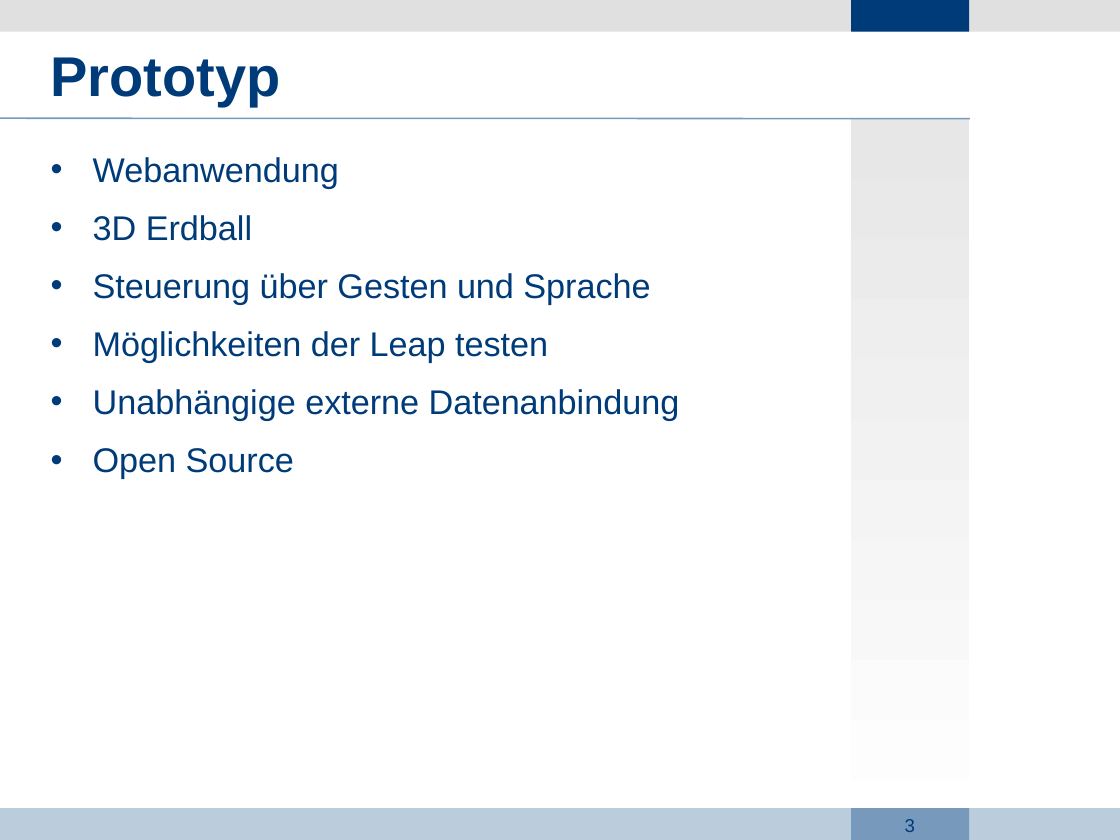
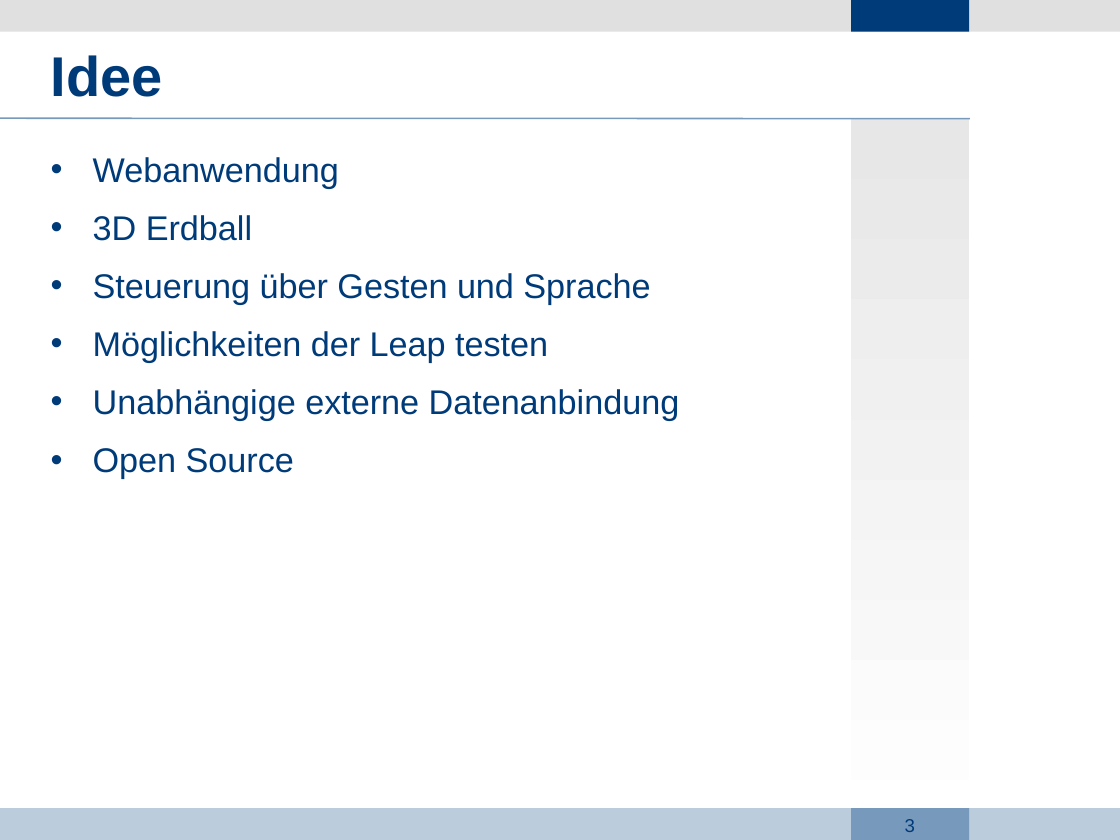
Before and after one commit to haus11/dm3, a slide deck: slide 3 of Presentation/Präsi-GetTogether.odp. Drawn at 1120x840 pixels with LibreOffice and Linux fonts; fonts in the diff are those of the drawing; background and template pictures are left out. Boxes give left, top, right and bottom in pixels: in the first picture for what was removed or moved away, otherwise in the second. Text is boxed around its words. In the diff, an @@ line names an element or a change of style, - is before the commit and + after.

```diff
--- a/Presentation/Präsi-GetTogether.odp
+++ b/Presentation/Präsi-GetTogether.odp
@@ title at box(51, 55, 163, 97): text changed @@
-Prototyp
+Idee
```
Also in this commit, not shown: 1 other slide changed.
